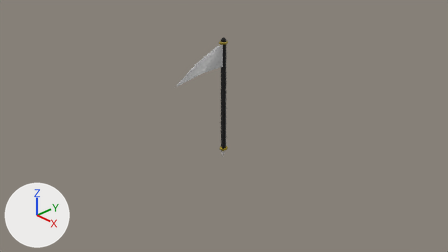
An edit to the Blender file Models/Characters.blend, drawn before and after from the same camera.
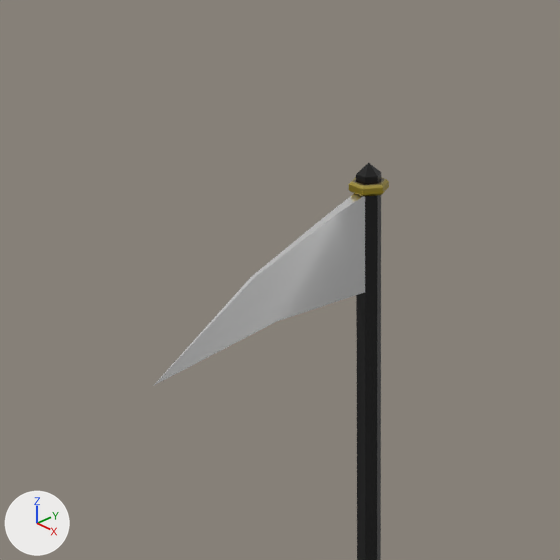
Each version appears first from the file's camera 'Camera', and next in a close-up on the part from 31% to 60% of the width and 0% to 51% of the height. Every picture has the same lights, and +X, +Y and +Z are marked at lower left.

The first close-up shows 'MOD_Weapon_Scythe'.
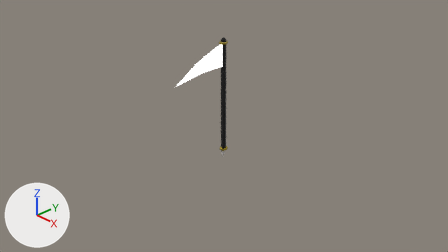
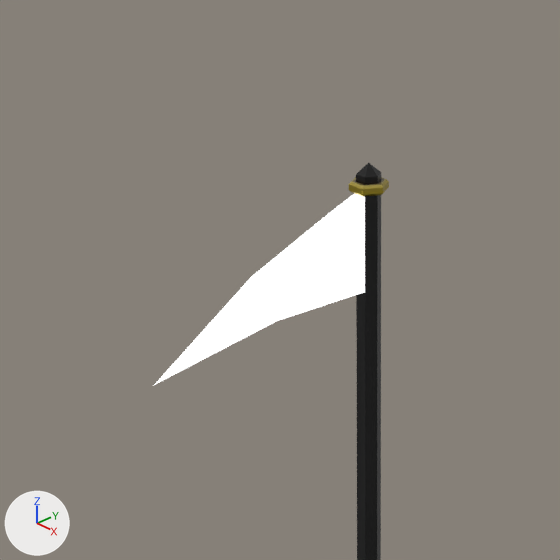
What differs and where, as boxes [x1, y1, x2, y2] in the close-ups (560 x 560 px):
part 1 of me_cylinder, recoloured: [153, 193, 365, 386] in both

What the commit changed:
Material 'MAT_Weapon_Light' (mat_mat_weapon_light) is new.
Its base color is (0.8, 0.8, 0.8) (white #e7e7e7).
Its emission strength is 1.0.
me_cylinder has 99 vertices, 106 faces and spans x -0.08..0.08, y -1.1..0.07, z -0.7..1.62.
me_cylinder is used by ob_mod_weapon_scythe; location (0.0, 0.0, 0.0).
me_cylinder part 1: all 11 faces centred in x -0.02..0.02, y -0.77..-0.12, z 1.07..1.48 switch from mat_mat_weapon_scythe to mat_mat_weapon_light (white #e7e7e7).
